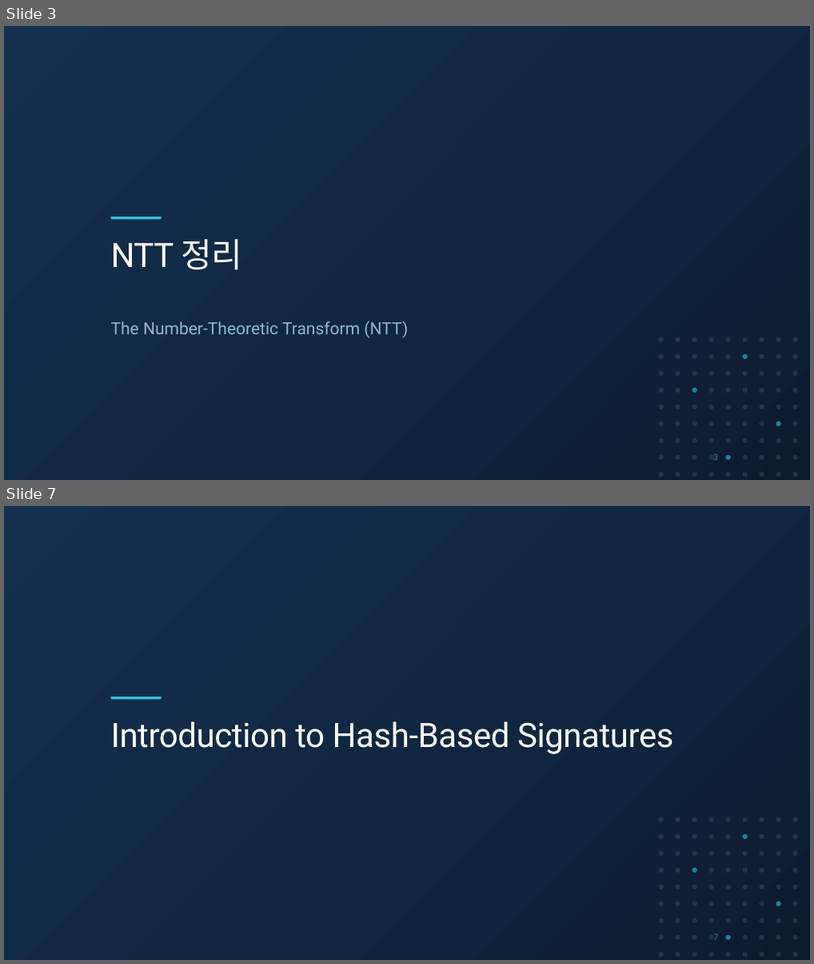
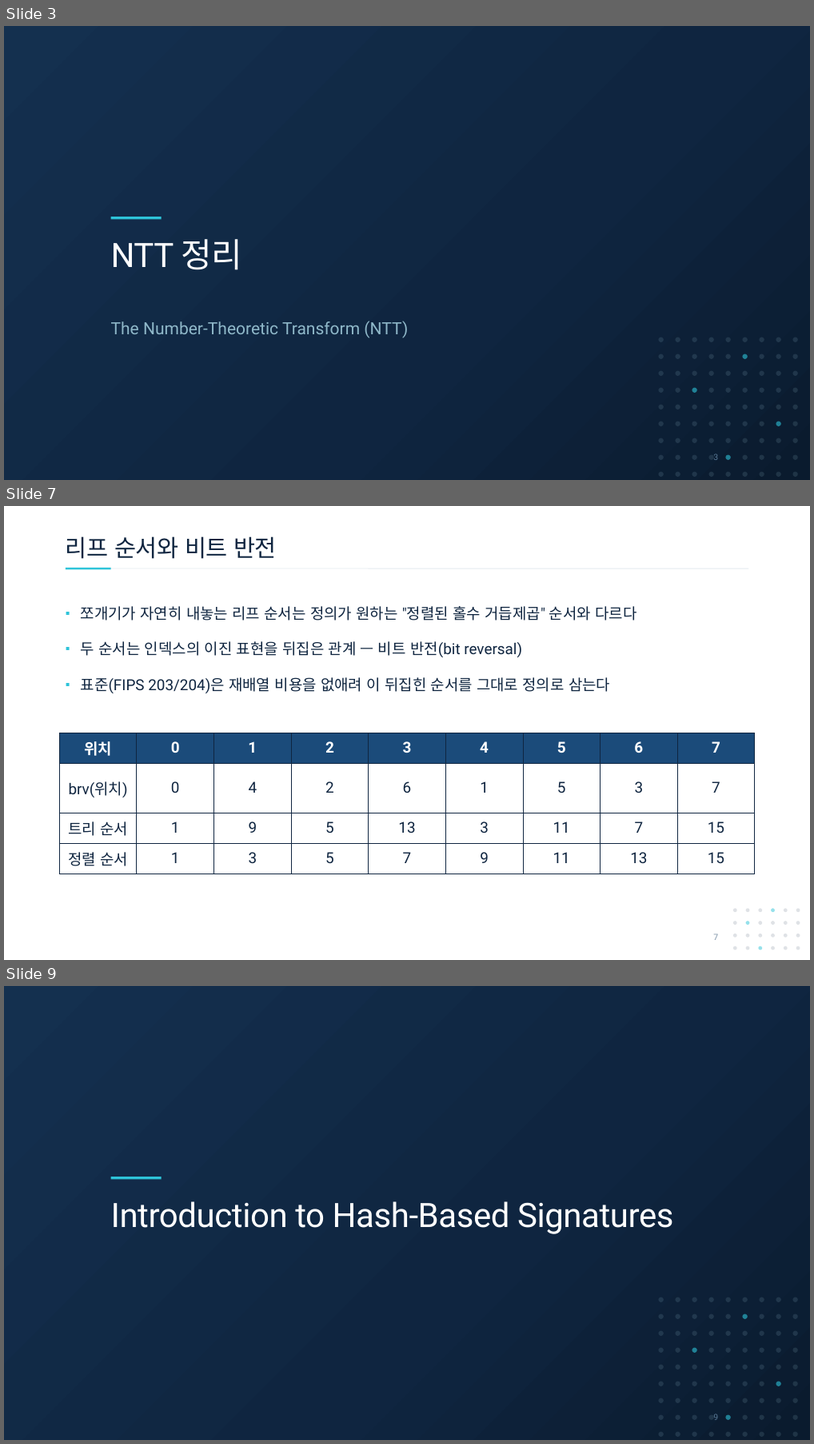
Before and after one commit to giyuubin/PQC, a slide deck: presentation/0903_14_Introduction-to-Hash-Based-Signatures.pptx. Shown one above the other, each under a label of ours: slides 3 and 7 before the commit, slides 3, 7 and 9 after it; the slides between them are not shown. The pictures are 814x964 and 814x1444 pixels, drawn with LibreOffice and Linux fonts; fonts in the diff are those of the drawing. Boxes give left, top, right and bottom in pixels: in the first picture for what was removed or moved away, otherwise in the second. Text is boxed around its words. In the diff, an @@ line names an element or a change of style, - is before the commit and + after.

```diff
--- a/presentation/0903_14_Introduction-to-Hash-Based-Signatures.pptx
+++ b/presentation/0903_14_Introduction-to-Hash-Based-Signatures.pptx
@@ slide 7 added at [4, 506, 810, 960], background #FFFFFF @@
@@ title added at [66, 536, 277, 559], 28 pt, text #0F2540 @@
+리프 순서와 비트 반전
@@ line added from (66, 568) to (750, 568), #E4EAF0 0.75 pt @@
@@ line added from (66, 568) to (111, 568), #2EC4D9 2.25 pt @@
@@ text added at [81, 606, 637, 693], 18 pt, text #0F2540 @@
+▪ 쪼개기가 자연히 내놓는 리프 순서는 정의가 원하는 "정렬된 홀수 거듭제곱" 순서와 다르다
+▪ 두 순서는 인덱스의 이진 표현을 뒤집은 관계 — 비트 반전(bit reversal)
+▪ 표준(FIPS 203/204)은 재배열 비용을 없애려 이 뒤집힌 순서를 그대로 정의로 삼는다
@@ table added at [60, 733, 757, 869], 4 rows, 9 columns @@
+위치 | 0 | 1 | 2 | 3 | 4 | 5 | 6 | 7
+brv(위치) | 0 | 4 | 2 | 6 | 1 | 5 | 3 | 7
+트리 순서 | 1 | 9 | 5 | 13 | 3 | 11 | 7 | 15
+정렬 순서 | 1 | 3 | 5 | 7 | 9 | 11 | 13 | 15
@@ page number added at [714, 933, 718, 940], 10 pt, text #7E94A8 @@
+7
@@ group added at [734, 908, 800, 949]: 24 ellipses @@
@@ what was slide 7 is now slide 9 @@
@@ page number at [714, 1413, 718, 1420]: text changed @@
-7
+9
```
Also in this commit, not shown: 3 slides changed, 1 other slide added.
